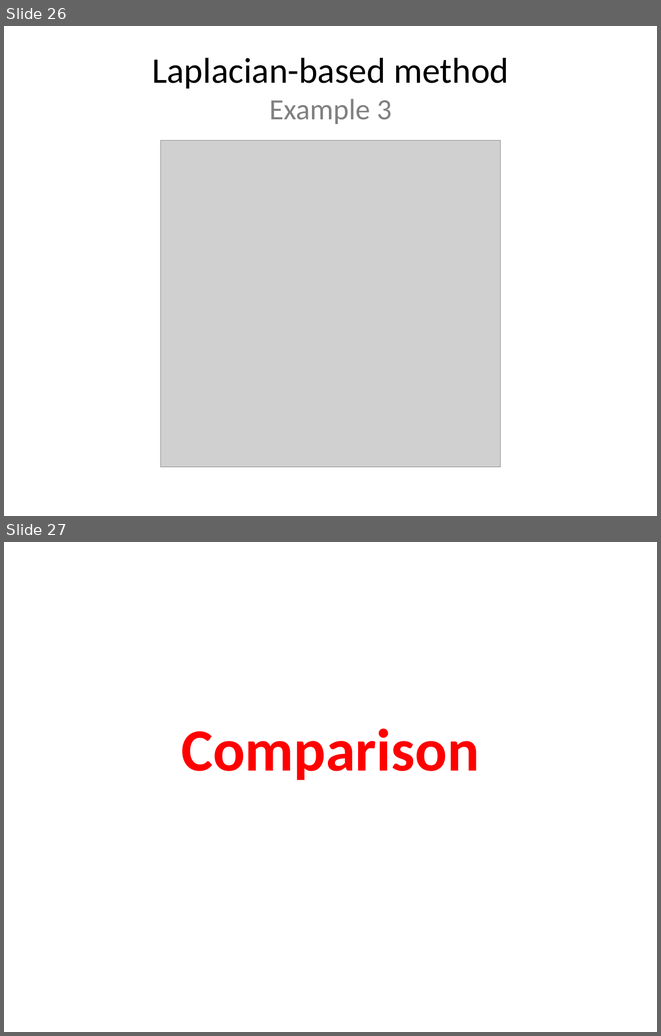
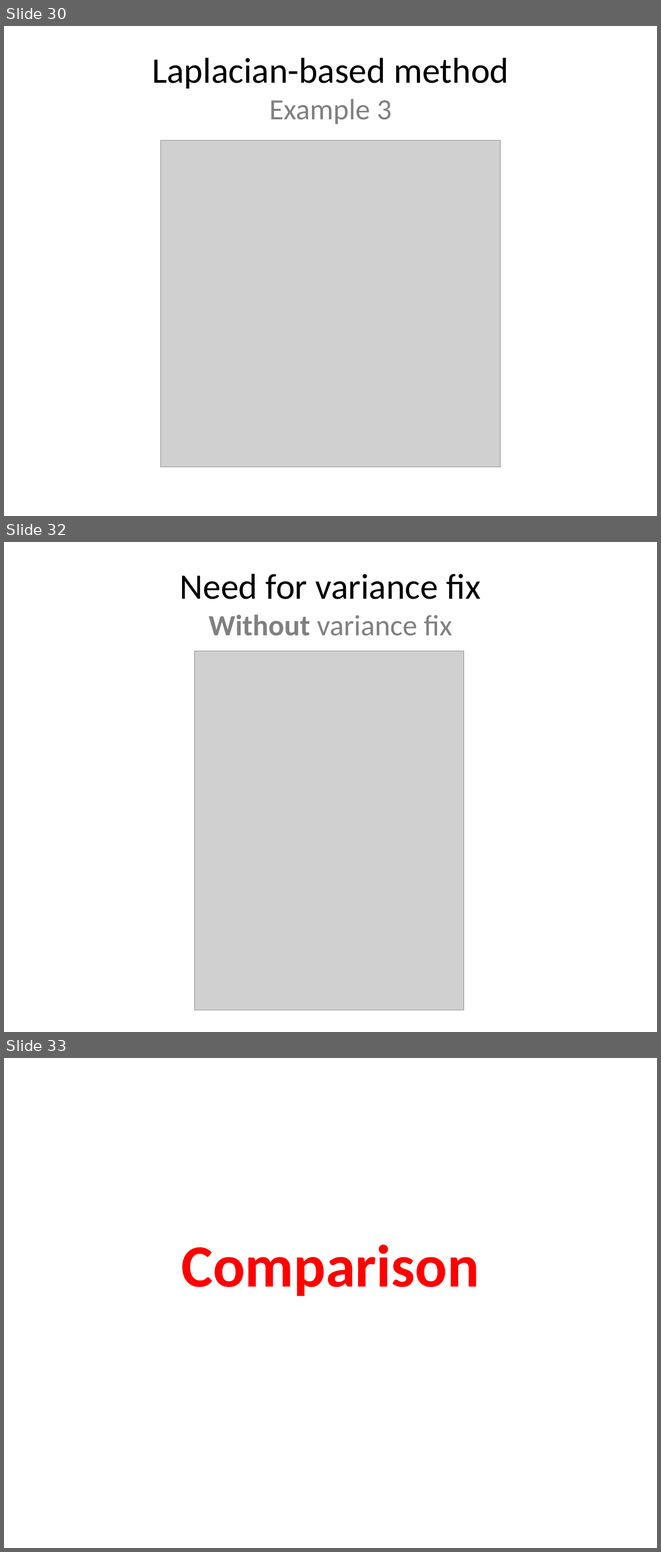
Before and after one commit to leoninnovate/6.344-Project, a slide deck: docs/presentation/presentation.pptx. Shown one above the other, each under a label of ours: slides 26 and 27 before the commit, slides 30, 32 and 33 after it; the slides between them are not shown. The pictures are 661x1036 and 661x1552 pixels, drawn with LibreOffice and Linux fonts; fonts in the diff are those of the drawing; grey boxes stand for pictures. Boxes give left, top, right and bottom in pixels: in the first picture for what was removed or moved away, otherwise in the second. Text is boxed around its words. In the diff, an @@ line names an element or a change of style, - is before the commit and + after.

```diff
--- a/docs/presentation/presentation.pptx
+++ b/docs/presentation/presentation.pptx
@@ slide 32 added at (4,542,657,1032), background #FFFFFF @@
@@ title added at (180,574,480,636), 39.6 pt, text #000000 @@
+Need for variance fix
+Without variance fix
@@ picture added at (195,651,464,1010) @@
@@ what was slide 26 is now slide 30 @@
@@ what was slide 27 is now slide 33 @@
```
Also in this commit, not shown: 5 other slides added.
